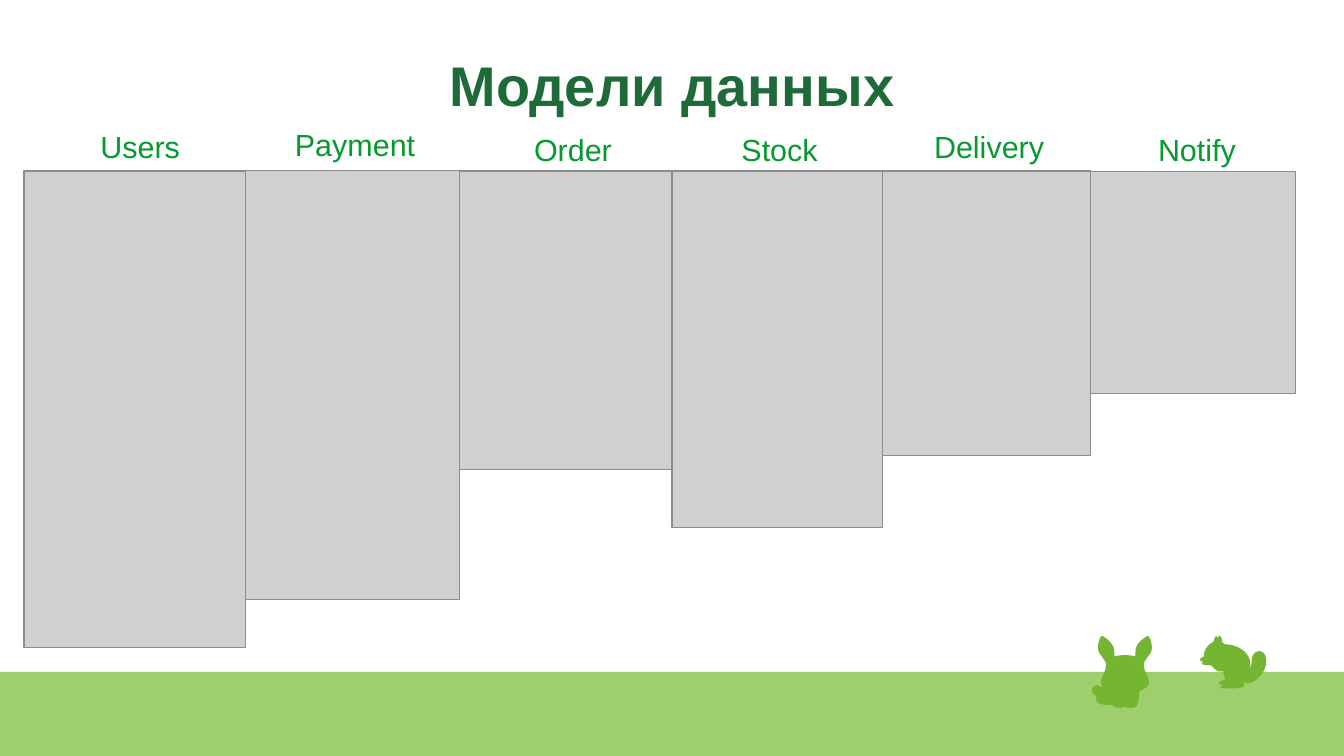
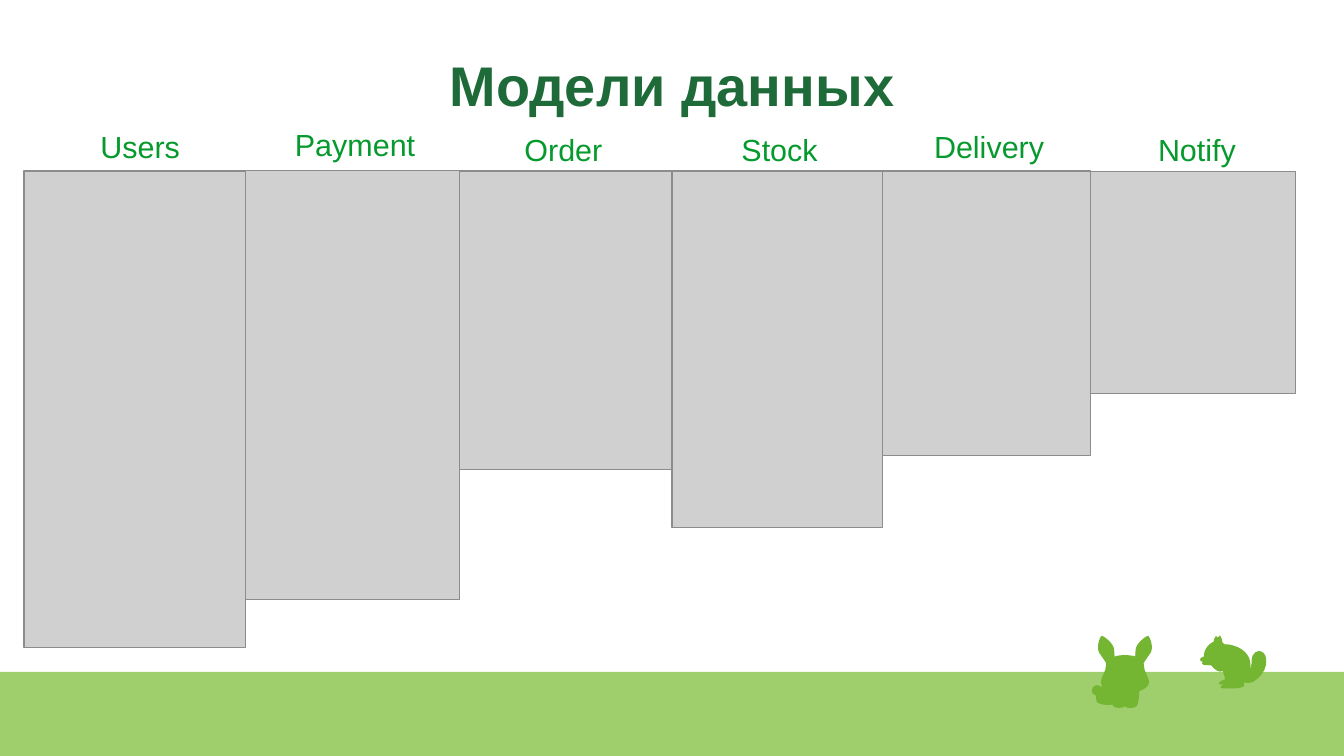
Before and after one commit to LenaLeonteva/OtusHW37Order, a slide deck: slide 8 of schemes/Project.odp (slide 7 before the commit). Drawn at 1344x756 pixels with LibreOffice and Linux fonts; fonts in the diff are those of the drawing; grey boxes stand for pictures. Boxes give left, top, right and bottom in pixels: in the first picture for what was removed or moved away, otherwise in the second. Text is boxed around its words. In the diff, an @@ line names an element or a change of style, - is before the commit and + after.

```diff
--- a/schemes/Project.odp
+++ b/schemes/Project.odp
@@ text "Order" moved from (x1=534, y1=139, x2=612, y2=162) to (x1=524, y1=139, x2=602, y2=162) @@
```
Also in this commit, not shown: 4 other slides changed, 5 slides added, 1 slide removed, 4 other files.
